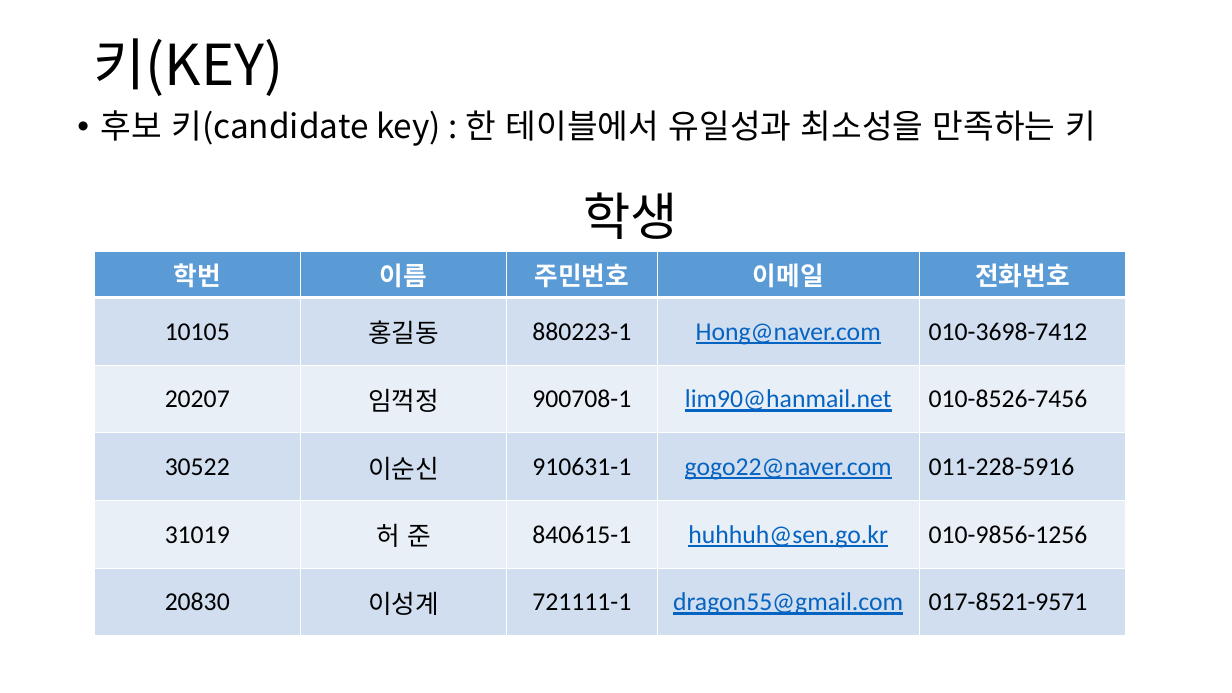
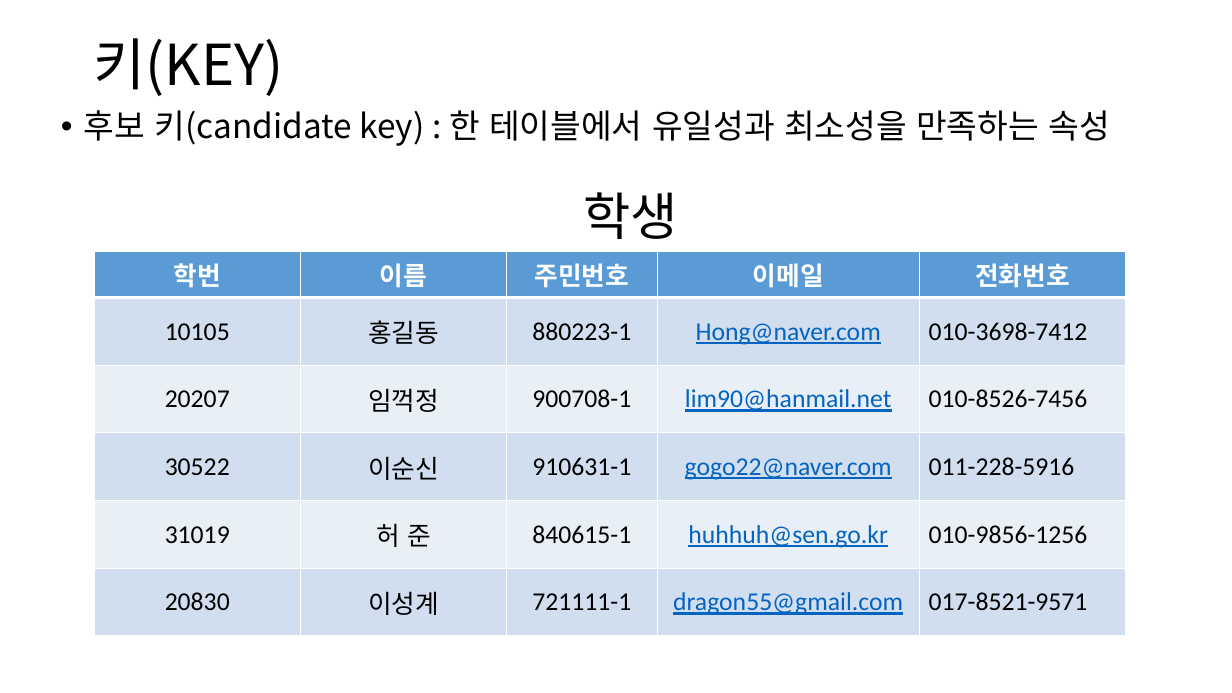
Before and after one commit to lhs501/mirim, a slide deck: slide 3 of schema.pptx. Drawn at 1232x693 pixels with LibreOffice and Linux fonts; fonts in the diff are those of the drawing. Boxes give left, top, right and bottom in pixels: in the first picture for what was removed or moved away, otherwise in the second. Text is boxed around its words. In the diff, an @@ line names an element or a change of style, - is before the commit and + after.

```diff
--- a/schema.pptx
+++ b/schema.pptx
@@ text at (84,110,1109,146): text changed @@
-• 후보 키(candidate key) : 한 테이블에서 유일성과 최소성을 만족하는 키
+• 후보 키(candidate key) : 한 테이블에서 유일성과 최소성을 만족하는 속성
```
Also in this commit, not shown: 8 other slides changed, 3 other files.
